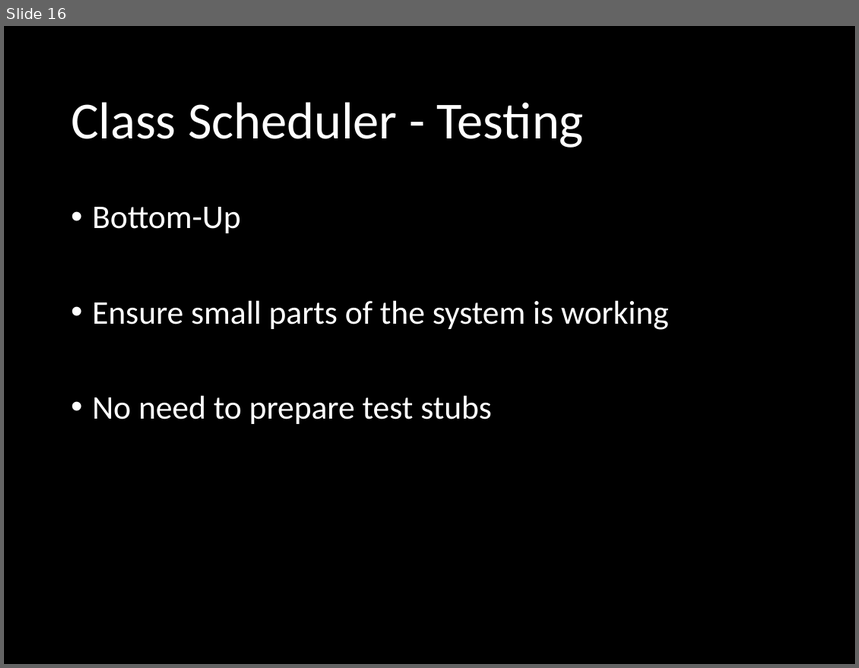
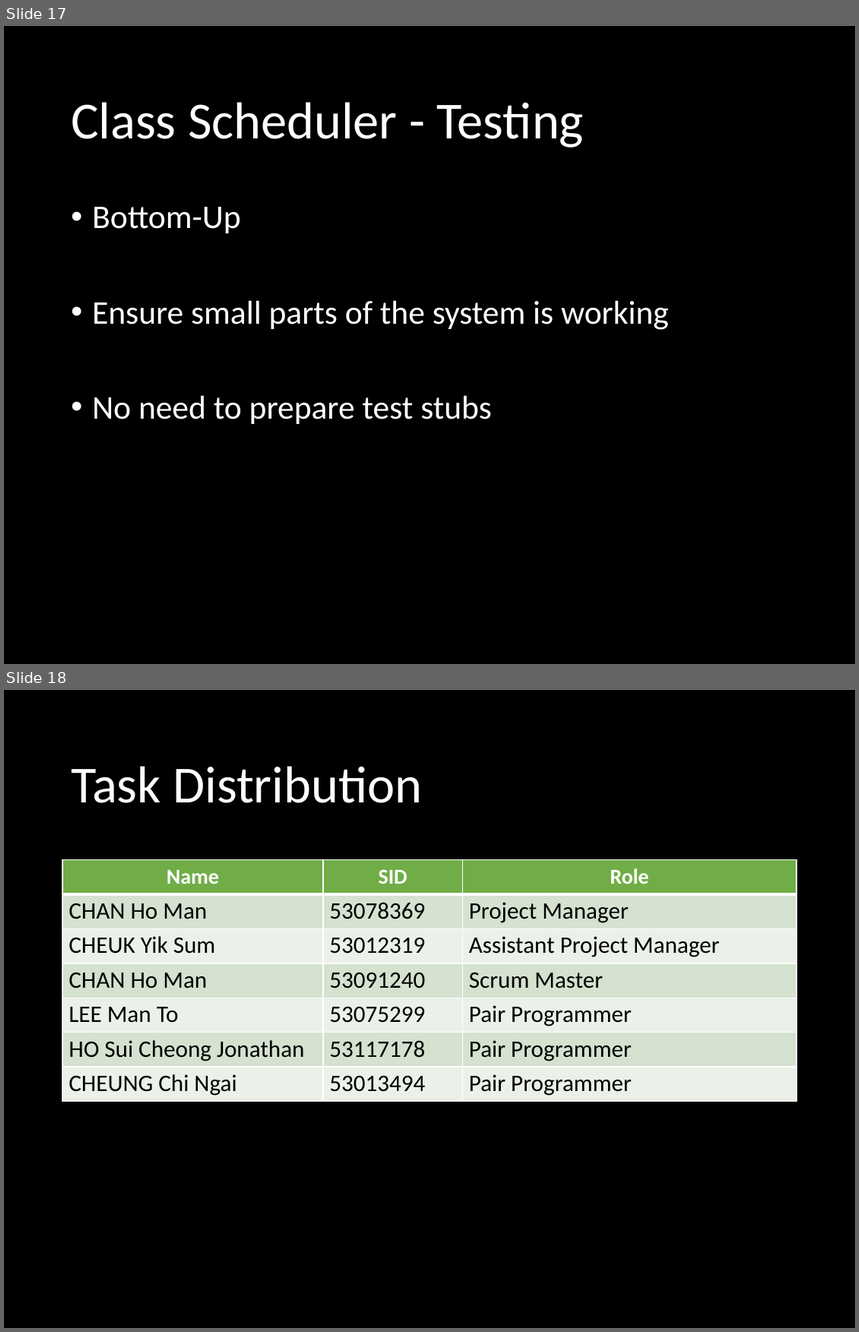
Before and after one commit to hmchan83/cs3343-2014a-g6, a slide deck: PM docs/Presentation.pptx. Shown one above the other, each under a label of ours: slide 16 before the commit, slides 17 and 18 after it. The pictures are 859x668 and 859x1332 pixels, drawn with LibreOffice and Linux fonts; fonts in the diff are those of the drawing. Boxes give left, top, right and bottom in pixels: in the first picture for what was removed or moved away, otherwise in the second. Text is boxed around its words. In the diff, an @@ line names an element or a change of style, - is before the commit and + after.

```diff
--- a/PM docs/Presentation.pptx
+++ b/PM docs/Presentation.pptx
@@ slide 18 added at [4,690,855,1328], background #000000 @@
@@ title added at [71,766,422,803], 44 pt, text #FFFFFF @@
+Task Distribution
@@ table added at [63,860,797,1102], 7 rows, 3 columns @@
+Name | SID | Role
+CHAN Ho Man | 53078369 | Project Manager
+CHEUK Yik Sum | 53012319 | Assistant Project Manager
+CHAN Ho Man | 53091240 | Scrum Master
+LEE Man To | 53075299 | Pair Programmer
+HO Sui Cheong Jonathan | 53117178 | Pair Programmer
+CHEUNG Chi Ngai | 53013494 | Pair Programmer
@@ what was slide 16 is now slide 17 @@
```
Also in this commit, not shown: 1 slide changed, 1 other slide added, 2 other files.
